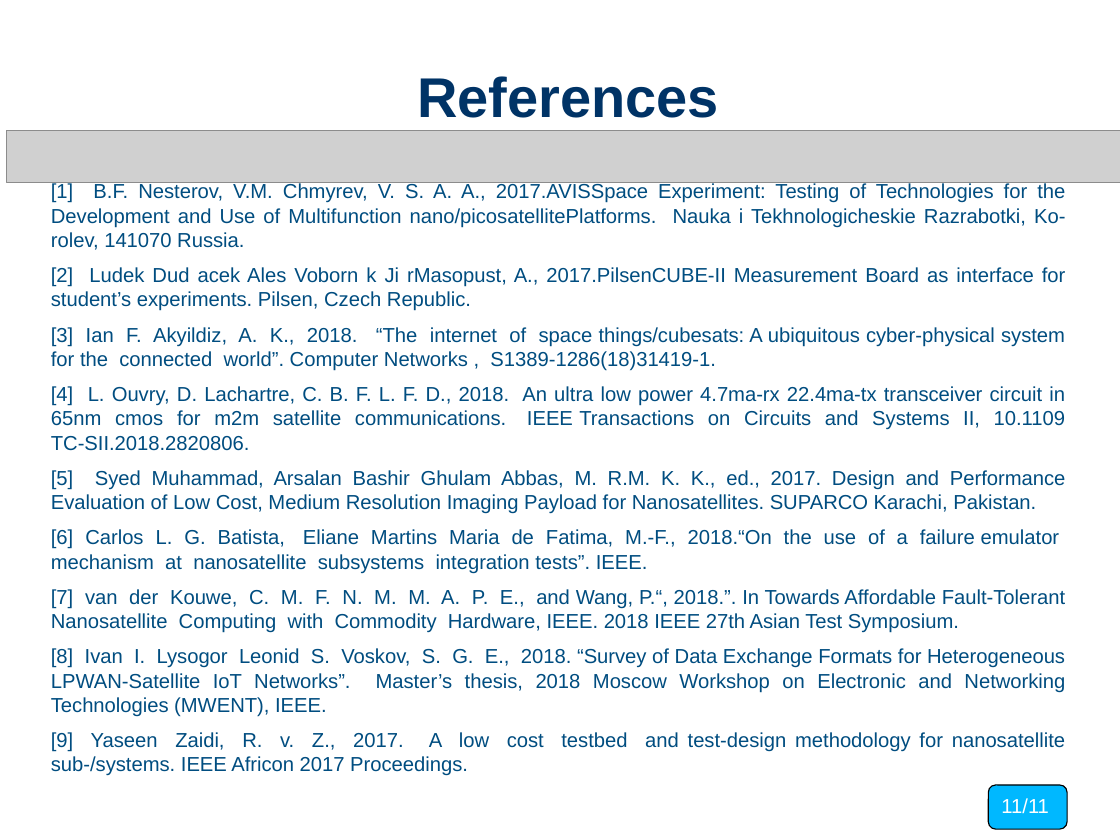
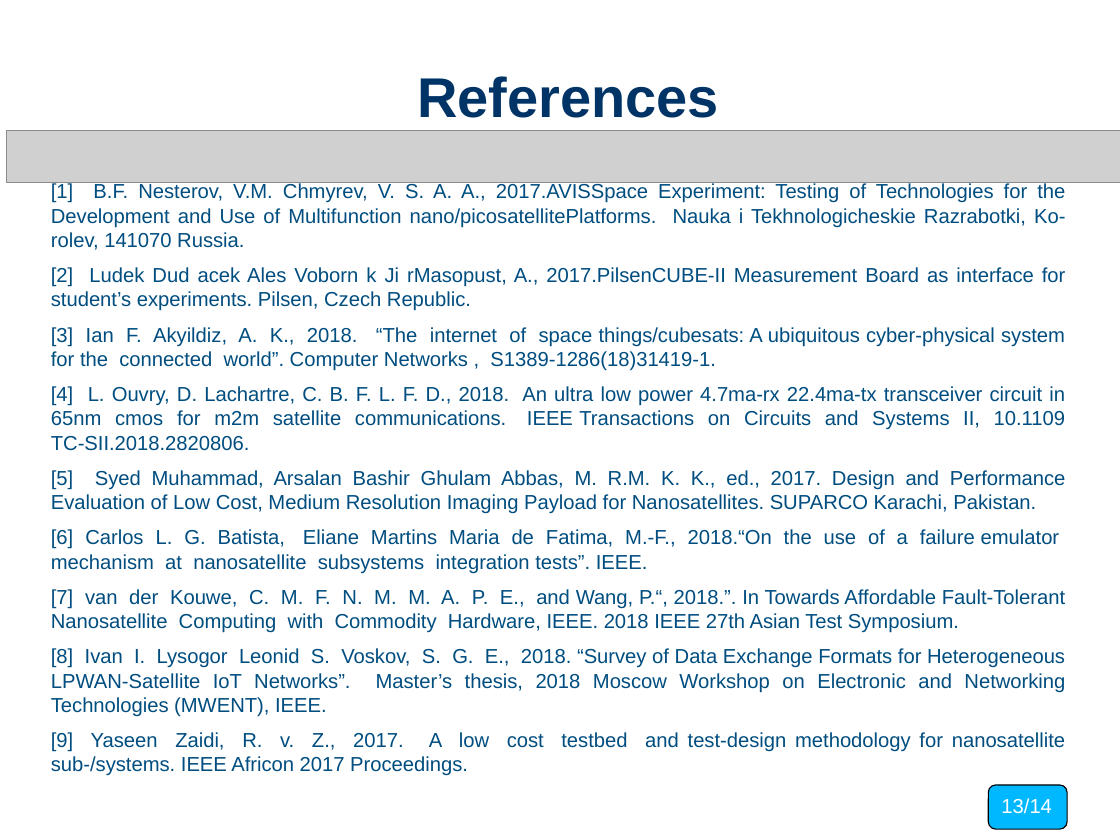
Before and after one commit to splash2018/MITnanoSAT, a slide deck: slide 13 of ADEF-I_MIT.ppt. Drawn at 1120x840 pixels with LibreOffice and Linux fonts; fonts in the diff are those of the drawing; grey boxes stand for pictures. Boxes give left, top, right and bottom in pixels: in the first picture for what was removed or moved away, otherwise in the second. Text is boxed around its words. In the diff, an @@ line names an element or a change of style, - is before the commit and + after.

```diff
--- a/ADEF-I_MIT.ppt
+++ b/ADEF-I_MIT.ppt
@@ text in rounded rectangle at [1001,798,1051,814]: text changed @@
-11/11
+13/14
```
Also in this commit, not shown: 12 other slides changed, 1 other file.
